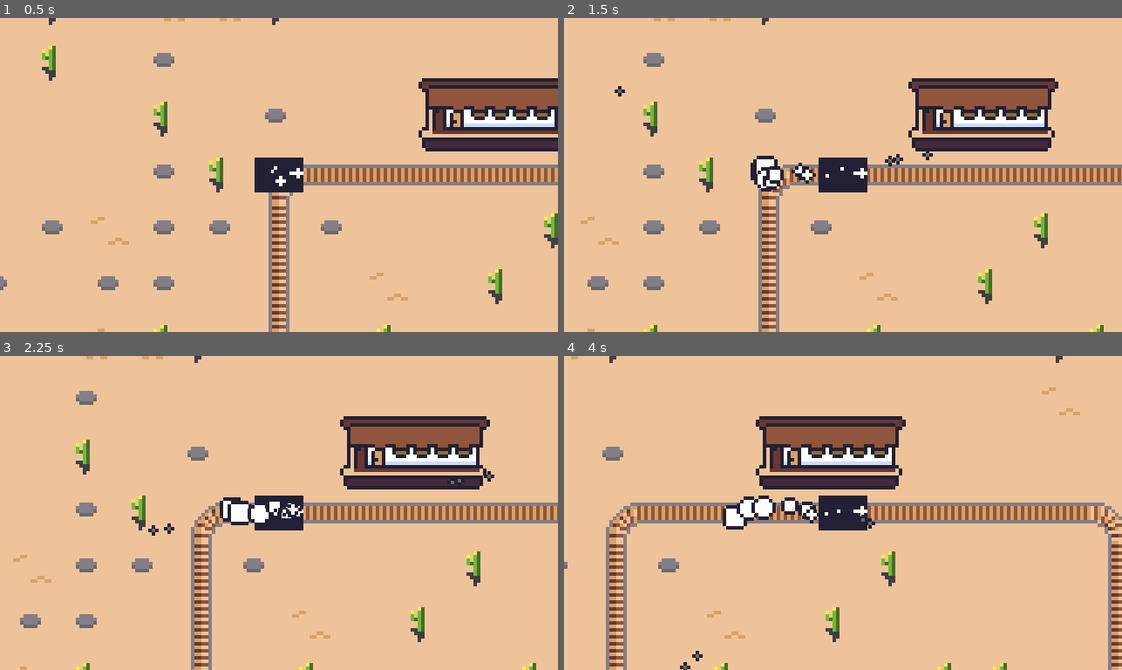
Above: before the commit, frames 1-4 (two rows, left to right).
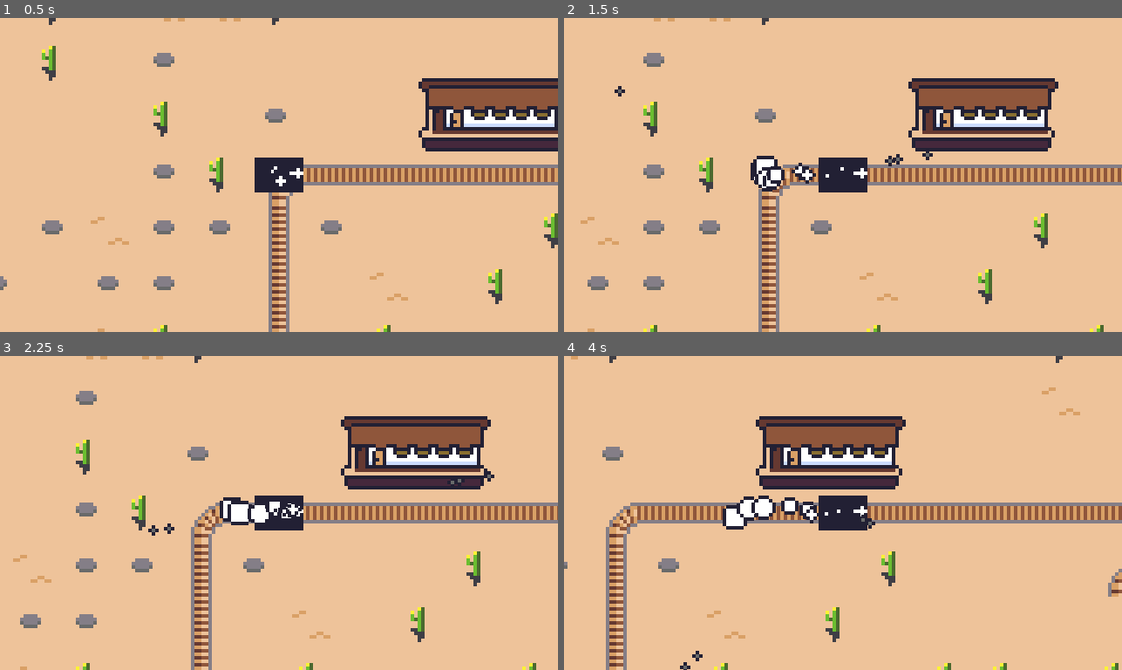
Above: after the commit, the same moments.

Repository: robbertstevens/ld47
Game: Godot game, scene res://World.tscn
Two runs of this game, one before a commit and one after it. Both use one fixed random seed, a clock stepped at 60 frames per second and the inputs below.
Inputs (mouse positions are in pixels of both pictures, inside the frame that each line leads up to):
- Up to frame 1 (0.5 s): no input
- Up to frame 2 (1.5 s): tap Enter (ui_accept) at 0.5, 0.77 s; move the mouse to (965, 159) at 0.52 s; hold Up (ui_up) 0.53-1.28 s; move the mouse to (731, 190) at 1.27 s; hold Down (ui_down) from 1.28 s (still down)
- Up to frame 3 (2.25 s): tap Enter (ui_accept) at 1.52 s; move the mouse to (334, 443) at 2.02 s; release Down (ui_down) at 2.03 s; hold Up (ui_up) from 2.03 s (still down)
- Up to frame 4 (4 s): move the mouse to (815, 575) at 2.77 s; tap Enter (ui_accept) at 3.02, 3.77 s; move the mouse to (1010, 560) at 3.52 s; release Up (ui_up) at 3.53 s; hold Down (ui_down) from 3.53 s (still down)

Frame 1 is identical in both runs. In frame 2, less than 0.1% of the frame differs, in the area x 34-40%, y 47-56%; in frame 3, 0.3%; in frame 4, 1.3%, in the area x 42-100%, y 46-100%.

Commit message:
increase track size

Diff:
--- a/World.tscn
+++ b/World.tscn
@@ -57,7 +57,7 @@
 
 [sub_resource type="Curve2D" id=3]
 _data = {
-"points": PoolVector2Array( 0, 0, 0, 0, -24, -56, 0, 0, 0, 0, 120, -56, 0, 0, 0, 0, 120, 72, 0, 0, 0, 0, -40, 72, 0, 0, 0, 0, -40, 8, 0, 0, 0, 0, -24, 8, 0, 0, 0, 0, -24, -56 )
+"points": PoolVector2Array( 0, 0, 0, 0, -24, -56, 0, 0, 0, 0, -24, -56, 0, 0, 0, 0, -24, -56, 0, 0, 0, 0, -24, -56, 0, 0, 0, 0, 216, -56, 0, 0, 0, 0, 216, -8, 0, 0, 0, 0, 232, -8, 0, 0, 0, 0, 232, 24, 0, 0, 0, 0, 184, 24, 0, 0, 0, 0, 184, 56, 0, 0, 0, 0, 152, 56, 0, 0, 0, 0, 152, 72, 0, 0, 0, 0, -40, 72, 0, 0, 0, 0, -40, 8, 0, 0, 0, 0, -24, 8, 0, 0, 0, 0, -24, -56 )
 }
 
 [node name="World" type="YSort"]
@@ -75,7 +75,7 @@
 cell_size = Vector2( 16, 16 )
 cell_custom_transform = Transform2D( 16, 0, 0, 16, 0, 0 )
 format = 1
-tile_data = PoolIntArray( -196610, 0, 0, -196609, 0, 1, -262 …(73 unchanged characters)… 62139, 0, 1, -262138, 0, 1, -262137, 0, 2, -131074, 0, 65536, -196601, 0, 65536, -65538, 0, 65536, -131065, 0, 65536, -2, 0, 65536, -65529, 0, 65536, 65533, 0, 0, 65534, 0, 131074, 7, 0, 65536, 131069, 0, 65536, 65543, 0, 65536, 196605, 0, 65536, 131076, 0, 0, 131079, 0, 65536, 262141, 0, 65536, 196615, 0, 65536, 327677, 0, 131072, 327678, 0, 1, 327679, 0, 1, 262144, 0, 1, 262145, 0, 1, 262146, 0, 1, 262147, 0, 1, 262148, 0, 1, 262149, 0, 1, 262150, 0, 1, 262151, 0, 131074 )
+tile_data = PoolIntArray( -196610, 0, 0, -196609, 0, 1, -262 …(73 unchanged characters)… 62139, 0, 1, -262138, 0, 1, -262137, 0, 1, -262136, 0, 1, -262135, 0, 1, -262134, 0, 1, -262133, 0, 1, -262132, 0, 1, -262131, 0, 2, -131074, 0, 65536, -196601, 0, 0, -196595, 0, 65536, -65538, 0, 65536, -131059, 0, 65536, -2, 0, 65536, -65523, 0, 131072, -65522, 0, 2, 65533, 0, 0, 65534, 0, 131074, 14, 0, 65536, 131069, 0, 65536, 65547, 0, 0, 65548, 0, 1, 65549, 0, 1, 65550, 0, 131074, 196605, 0, 65536, 131076, 0, 0, 131083, 0, 65536, 262141, 0, 65536, 196617, 0, 0, 196618, 0, 1, 196619, 0, 131074, 327677, 0, 131072, 327678, 0, 1, 327679, 0, 1, 262144, 0, 1, 262145, 0, 1, 262146, 0, 1, 262147, 0, 1, 262148, 0, 1, 262149, 0, 1, 262150, 0, 1, 262151, 0, 1, 262152, 0, 1, 262153, 0, 131074 )
 
 [node name="Path2D" type="Path2D" parent="."]
 curve = SubResource( 3 )
